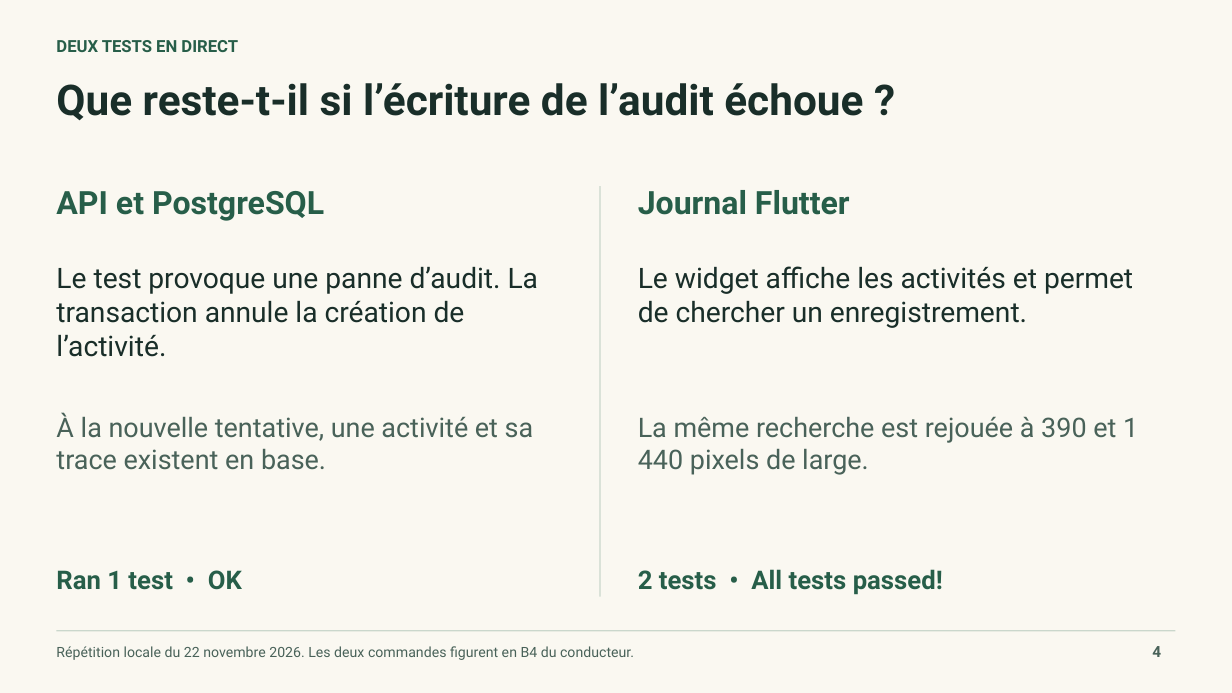
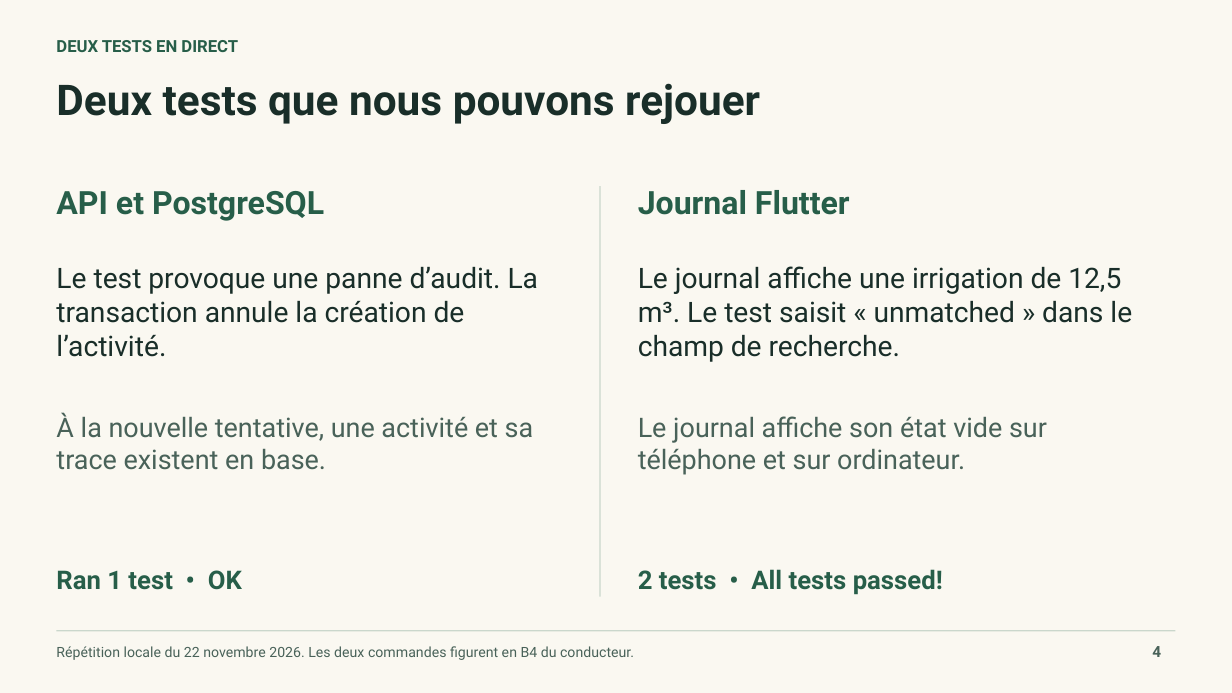
Before and after one commit to WasMas/Farm_App, a slide deck: slide 4 of docs/quality/Fieldbook-Soutenance.pptx. Drawn at 1232x693 pixels with LibreOffice and Linux fonts; fonts in the diff are those of the drawing. Boxes give left, top, right and bottom in pixels: in the first picture for what was removed or moved away, otherwise in the second. Text is boxed around its words. In the diff, an @@ line names an element or a change of style, - is before the commit and + after.

Commit message:
Present test examples, recorded Sonar issues and the full pipeline walkthrough

```diff
--- a/docs/quality/Fieldbook-Soutenance.pptx
+++ b/docs/quality/Fieldbook-Soutenance.pptx
@@ text at (x1=56, y1=83, x2=760, y2=124): text changed @@
-Que reste-t-il si lʼécriture de lʼaudit échoue ?
+Deux tests que nous pouvons rejouer
@@ text at (x1=638, y1=266, x2=1132, y2=362): text changed @@
-Le widget affiche les activités et permet de chercher un enregistrement.
+Le journal affiche une irrigation de 12,5 m³. Le test saisit « unmatched » dans le champ de recherche.
@@ text at (x1=638, y1=416, x2=1047, y2=475): text changed @@
-La même recherche est rejouée à 390 et 1 440 pixels de large.
+Le journal affiche son état vide sur téléphone et sur ordinateur.
```
Also in this commit, not shown: 3 other slides changed, 2 slides added, 1 slide removed, 2 other files.
